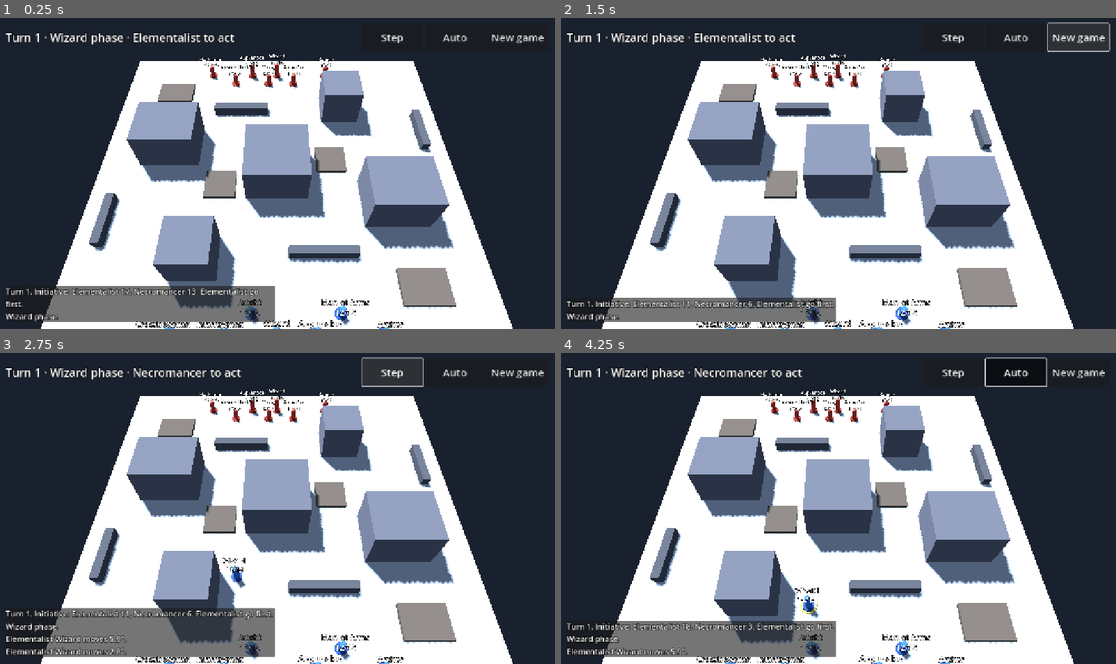
Above: before the commit, frames 1-4 (two rows, left to right).
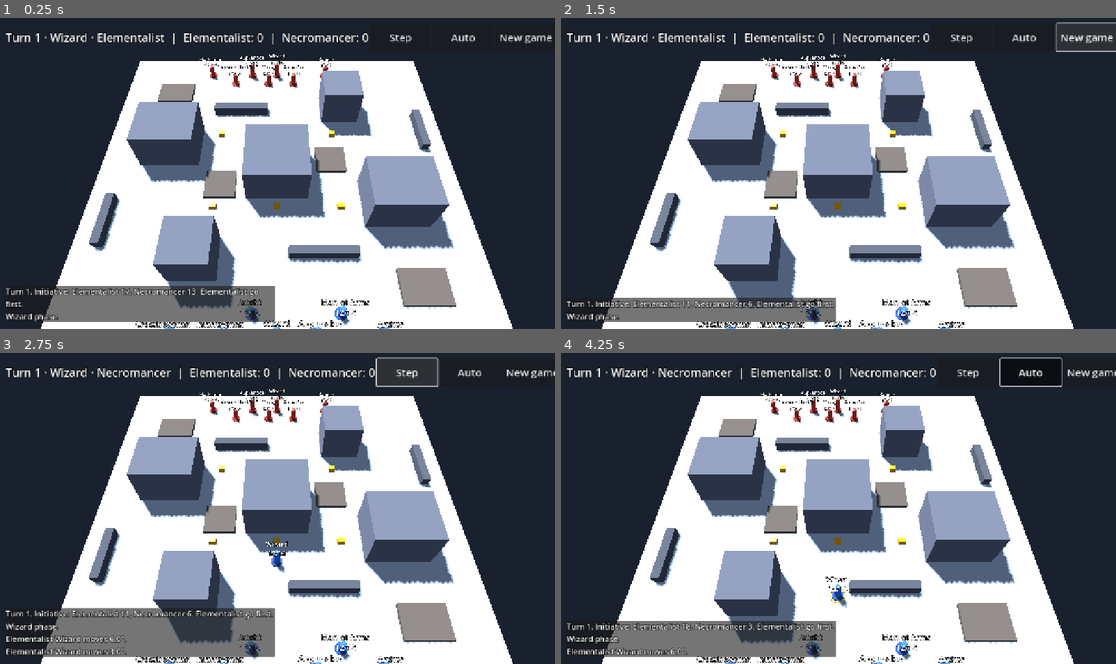
Above: after the commit, the same moments.

Repository: drag0nblad3/Frostgame
Game: Godot game, scene res://scenes/main.tscn
Same seed, same stepped clock (60 frames per second), same inputs: the game is played once before the commit and once after it.
Inputs:
- Up to frame 1 (0.25 s): no input
- Up to frame 2 (1.5 s): click "New game" at 0.5 s; click "New game" at 1.25 s
- Up to frame 3 (2.75 s): click "Step" at 2 s
- Up to frame 4 (4.25 s): click "New game" at 2.75 s; click "Auto" at 3.5 s

The runs differ from the first frame. In frame 1, 1.3% of the frame differs, in the area x 16-100%, y 4-62%; in frame 2, 1.4%; in frame 3, 1.9%; in frame 4, 1.9%, in the area x 16-100%, y 1-97%.

Commit message:
Add treasure collection, extraction, scoring and objective-first bots

Diff:
--- a/data/figures.json
+++ b/data/figures.json
@@ -7,9 +7,9 @@
 	"archer": {"name":"Archer","role":"soldier","move":6,"fight":1,"shoot":2,"armour":11,"will":0,"health":10,"cost":75,"weapons":["bow","dagger"],"verify":false,"specialist":true},
 	"crossbowman": {"name":"Crossbowman","role":"soldier","move":6,"fight":1,"shoot":2,"armour":11,"will":0,"health":10,"cost":75,"weapons":["crossbow","dagger"],"verify":false,"specialist":true},
 	"infantryman": {"name":"Infantryman","role":"soldier","move":6,"fight":3,"shoot":0,"armour":11,"will":0,"health":10,"cost":50,"weapons":["two_handed"],"verify":false,"specialist":false},
-	"man_at_arms": {"name":"Man-at-Arms","role":"soldier","move":6,"fight":3,"shoot":0,"armour":12,"will":1,"health":12,"cost":75,"weapons":["hand_weapon"],"verify":false,"specialist":false},
+	"man_at_arms": {"name":"Man-at-Arms","role":"soldier","move":6,"fight":3,"shoot":0,"armour":12,"will":1,"health":12,"cost":75,"weapons":["hand_weapon"],"verify":false,"specialist":false,"shield":true},
 	"treasure_hunter": {"name":"Treasure Hunter","role":"soldier","move":7,"fight":3,"shoot":0,"armour":11,"will":2,"health":12,"cost":100,"weapons":["hand_weapon","dagger"],"verify":false,"specialist":true},
-	"knight": {"name":"Knight","role":"soldier","move":5,"fight":4,"shoot":0,"armour":13,"will":1,"health":12,"cost":125,"weapons":["hand_weapon","dagger"],"verify":false,"specialist":true},
+	"knight": {"name":"Knight","role":"soldier","move":5,"fight":4,"shoot":0,"armour":13,"will":1,"health":12,"cost":125,"weapons":["hand_weapon","dagger"],"verify":false,"specialist":true,"shield":true},
 	"barbarian": {"name":"Barbarian","role":"soldier","move":6,"fight":4,"shoot":0,"armour":10,"will":3,"health":14,"cost":125,"weapons":["two_handed","dagger"],"verify":false,"specialist":true},
 	"ranger": {"name":"Ranger","role":"soldier","move":7,"fight":2,"shoot":2,"armour":11,"will":2,"health":12,"cost":125,"weapons":["bow","hand_weapon"],"verify":false,"specialist":true},
 	"marksman": {"name":"Marksman","role":"soldier","move":5,"fight":2,"shoot":2,"armour":12,"will":1,"health":12,"cost":125,"weapons":["crossbow","hand_weapon"],"verify":false,"specialist":true},
--- /dev/null
+++ b/data/scenarios/treasure_skirmish.json
@@ -0,0 +1,137 @@
+{
+  "id": "treasure_skirmish",
+  "name": "Treasure in the Frozen Ruins",
+  "board": "frozen_ruins",
+  "warbands": [
+    {
+      "name": "Elementalist",
+      "figures": [
+        {
+          "type": "wizard",
+          "at": [
+            18,
+            3
+          ]
+        },
+        {
+          "type": "apprentice",
+          "at": [
+            15,
+            3
+          ]
+        },
+        {
+          "type": "knight",
+          "at": [
+            20,
+            4.5
+          ]
+        },
+        {
+          "type": "man_at_arms",
+          "at": [
+            13,
+            4.5
+          ]
+        },
+        {
+          "type": "infantryman",
+          "at": [
+            22,
+            3
+          ]
+        },
+        {
+          "type": "archer",
+          "at": [
+            10,
+            3
+          ]
+        },
+        {
+          "type": "crossbowman",
+          "at": [
+            26,
+            3
+          ]
+        }
+      ]
+    },
+    {
+      "name": "Necromancer",
+      "figures": [
+        {
+          "type": "wizard",
+          "at": [
+            18,
+            33
+          ]
+        },
+        {
+          "type": "apprentice",
+          "at": [
+            21,
+            33
+          ]
+        },
+        {
+          "type": "barbarian",
+          "at": [
+            16,
+            31.5
+          ]
+        },
+        {
+          "type": "treasure_hunter",
+          "at": [
+            23,
+            31.5
+          ]
+        },
+        {
+          "type": "thug",
+          "at": [
+            19,
+            31.5
+          ]
+        },
+        {
+          "type": "ranger",
+          "at": [
+            12,
+            33
+          ]
+        },
+        {
+          "type": "marksman",
+          "at": [
+            26,
+            33
+          ]
+        }
+      ]
+    }
+  ],
+  "treasures": [
+    [
+      18,
+      14
+    ],
+    [
+      12,
+      14
+    ],
+    [
+      24,
+      14
+    ],
+    [
+      12,
+      23
+    ],
+    [
+      24,
+      23
+    ]
+  ]
+}
--- a/src/core/ai/bot.gd
+++ b/src/core/ai/bot.gd
@@ -10,10 +10,11 @@
 	var f := _pick(c)
 	if f == null or not c.activate(f.id):
 		return false
-	if f.ranged != null:
-		_play_shooter(c, f)
-	else:
-		_play_fighter(c, f)
+	if not TreasureBot.play(c, f):
+		if f.ranged != null:
+			_play_shooter(c, f)
+		else:
+			_play_fighter(c, f)
 	c.end_activation()
 	return true
 
--- /dev/null
+++ b/src/core/ai/treasure_bot.gd
@@ -0,0 +1,75 @@
+class_name TreasureBot
+extends RefCounted
+## Objective-first bot policy. Combat remains the fallback if no route is usable.
+
+static func play(c: GameController, f: Figure) -> bool:
+	if c.state.treasures.is_empty() or Contact.in_combat(c.state.figures, f):
+		return false
+	if f.def.traits.has("animal"):
+		return false
+	var acted := false
+	for i in 2:
+		if not f.in_play() or f.actions_left == 0:
+			break
+		if f.treasure_id >= 0:
+			if not _escape(c, f):
+				break
+			acted = true
+			continue
+		var target := _nearest(c, f)
+		if target == null:
+			break
+		if c.pick_up(target.id):
+			acted = true
+			continue
+		if not c.can_move():
+			break
+		var r := c.reach()
+		var field := MovePlanner.distance_field(c.state.board, target.pos)
+		var best: Variant = null
+		var score: float = field.get(MovePlanner.node_at(f.pos), INF)
+		for n: Vector2i in r.nodes():
+			var value: float = field.get(n, INF)
+			if value < score - 0.05:
+				best = n
+				score = value
+		if best == null or not c.move_to(best):
+			break
+		acted = true
+	if Contact.in_combat(c.state.figures, f) and c.can_act():
+		var enemy := BotTargets.weakest_contact(c.state, f)
+		if enemy != null:
+			c.fight(enemy.id)
+			acted = true
+	return acted
+
+
+static func _nearest(c: GameController, f: Figure) -> TreasureToken:
+	var best: TreasureToken = null
+	var distance := INF
+	for token in c.state.treasures:
+		if not token.on_ground():
+			continue
+		var d := f.pos.distance_to(token.pos)
+		if d < distance:
+			distance = d
+			best = token
+	return best
+
+
+static func _escape(c: GameController, f: Figure) -> bool:
+	if not c.can_move():
+		return false
+	var r := c.reach()
+	var best: Variant = null
+	var score := TreasureRules.edge_distance(c.state.board, f.pos)
+	for n: Vector2i in r.nodes():
+		var at := MoveGrid.to_pos(n)
+		var d := TreasureRules.edge_distance(c.state.board, at)
+		if d <= Figure.BASE_RADIUS + 0.01 and r.cost[n] + Figure.BASE_RADIUS <= MoveRules.allowance(f) + 0.001:
+			if c.exit_table(n):
+				return true
+		if d < score - 0.05:
+			best = n
+			score = d
+	return best != null and c.move_to(best)
--- a/src/core/explain/explainer.gd
+++ b/src/core/explain/explainer.gd
@@ -31,6 +31,16 @@
 			var cover := "" if d["mod"] == 0 else " (+%d cover)" % d["mod"]
 			return "%s shoots %s: %d vs %d%s." % [
 				name_of(s, d["id"]), name_of(s, d["target"]), d["s_total"], d["t_total"], cover]
+		"treasure_pickup":
+			return "%s collects treasure %d." % [name_of(s, d["id"]), d["treasure"] + 1]
+		"treasure_drop":
+			return "%s drops treasure %d." % [name_of(s, d["id"]), d["treasure"] + 1]
+		"treasure_secured":
+			return "%s secure treasure %d." % [s.side_names[d["side"]], d["treasure"] + 1]
+		"treasure_lost":
+			return "Treasure %d is lost." % (d["treasure"] + 1)
+		"exit":
+			return "%s leaves the table safely." % name_of(s, d["id"])
 		"reload":
 			return "%s reloads." % name_of(s, d["id"])
 		"damage":
--- a/src/core/figures/figure.gd
+++ b/src/core/figures/figure.gd
@@ -11,6 +11,8 @@
 var pos := Vector2.ZERO
 var health := 0
 var out_of_action := false
+var exited := false
+var treasure_id := -1
 ## Turn bookkeeping, reset by the controller each turn.
 var activated := false
 var actions_left := 0
@@ -42,4 +44,8 @@
 
 
 func in_play() -> bool:
-	return not out_of_action
+	return not out_of_action and not exited
+
+
+func effective_fight() -> int:
+	return def.fight - (1 if treasure_id >= 0 and def.treasure_encumbered() else 0)
--- a/src/core/figures/figure_def.gd
+++ b/src/core/figures/figure_def.gd
@@ -14,6 +14,7 @@
 var health := 10
 var cost := 0
 var specialist := false
+var shield := false
 var traits: Array[String] = []
 var weapons: Array[WeaponDef] = []
 ## True while the stat line is unchecked against the book.
@@ -33,6 +34,7 @@
 	f.health = int(d.get("health", 10))
 	f.cost = int(d.get("cost", 0))
 	f.specialist = d.get("specialist", false)
+	f.shield = d.get("shield", false)
 	for trait_id: String in d.get("traits", []):
 		f.traits.append(trait_id)
 	f.verify = d.get("verify", false)
@@ -58,3 +60,13 @@
 		if w.is_ranged():
 			return w
 	return null
+
+
+## Equipment that interferes with carrying loot (p. 68).
+func treasure_encumbered() -> bool:
+	if shield:
+		return true
+	for w in weapons:
+		if w.is_ranged() or w.id in ["staff", "two_handed"]:
+			return true
+	return false
--- a/src/core/rules/combat/melee.gd
+++ b/src/core/rules/combat/melee.gd
@@ -22,7 +22,7 @@
 
 static func fight_mod(figures: Array[Figure], f: Figure, enemy: Figure) -> int:
 	var net := clampi(support(figures, f, enemy) - support(figures, enemy, f), 0, 6)
-	return mini(f.def.fight + f.melee.fight_mod + net, 10)
+	return mini(f.effective_fight() + f.melee.fight_mod + net, 10)
 
 
 ## Rolls the fight. Returns {a_roll, b_roll, a_total, b_total, a_dmg, b_dmg}:
--- a/src/core/rules/combat/shooting.gd
+++ b/src/core/rules/combat/shooting.gd
@@ -61,7 +61,7 @@
 	var sr := dice.d20()
 	var tr := dice.d20()
 	var st := sr + mini(shooter.def.shoot, 10)
-	var tt := tr + mini(target.def.fight + mod, 10)
+	var tt := tr + mini(target.effective_fight() + mod, 10)
 	var dmg := 0
 	if (not critical_hits and st > tt) or (critical_hits and tr != 20 and (sr == 20 or st > tt)):
 		dmg = Damage.amount(st, shooter.ranged.damage_mod, target.def.armour, sr, critical_hits)
--- a/src/core/rules/movement/move_rules.gd
+++ b/src/core/rules/movement/move_rules.gd
@@ -7,9 +7,10 @@
 ## activation is at half Move.
 ## TODO(rules): confirm the half-Move second action and rounding in 2e.
 static func allowance(f: Figure) -> float:
-	if f.moves_taken == 0:
-		return float(f.def.move)
-	return f.def.move / 2.0
+	var speed := float(f.def.move)
+	if f.treasure_id >= 0:
+		speed *= 0.5
+	return speed if f.moves_taken == 0 else speed * 0.5
 
 
 ## Figures in combat can't simply walk away.
--- /dev/null
+++ b/src/core/rules/treasure/treasure_rules.gd
@@ -0,0 +1,37 @@
+class_name TreasureRules
+extends RefCounted
+## Treasure contact, enemy interference and scoring (pp. 68, 71).
+
+const TOKEN_RADIUS := 0.3
+
+
+static func can_pick_up(s: GameState, f: Figure, token: TreasureToken) -> bool:
+	if f == null or token == null or not f.in_play() or not token.on_ground():
+		return false
+	if f.treasure_id >= 0 or f.def.traits.has("animal"):
+		return false
+	if f.pos.distance_to(token.pos) > Figure.BASE_RADIUS + TOKEN_RADIUS + 0.01:
+		return false
+	for enemy in s.figures:
+		if enemy.side == f.side or not enemy.in_play():
+			continue
+		if enemy.pos.distance_to(f.pos) <= 2.0 or enemy.pos.distance_to(token.pos) <= Figure.BASE_RADIUS + TOKEN_RADIUS + 1.0:
+			return false
+	return true
+
+
+static func edge_distance(board: Board, at: Vector2) -> float:
+	return minf(minf(at.x, board.size.x - at.x), minf(at.y, board.size.y - at.y))
+
+
+static func winner(s: GameState) -> int:
+	var best := -1
+	var count := -1
+	for side in s.side_count():
+		var secured := s.secured_count(side)
+		if secured > count:
+			best = side
+			count = secured
+		elif secured == count:
+			best = -1
+	return best
--- a/src/core/state/game_controller.gd
+++ b/src/core/state/game_controller.gd
@@ -9,12 +9,14 @@
 var dice: Dice
 var history: Array[GameEvent] = []
 var _flow: TurnFlow
+var _loot: TreasureActions
 
 
 func _init(s: GameState, d: Dice) -> void:
 	state = s
 	dice = d
 	_flow = TurnFlow.new(self)
+	_loot = TreasureActions.new(self)
 
 
 func emit(type: String, data: Dictionary = {}) -> void:
@@ -49,7 +51,7 @@
 
 func can_move() -> bool:
 	var f := state.active()
-	return f != null and f.actions_left > 0 and MoveRules.can_move(f, state.figures)
+	return f != null and f.in_play() and f.actions_left > 0 and MoveRules.can_move(f, state.figures)
 
 
 ## Where the active figure could go with its next movement action.
@@ -77,7 +79,7 @@
 ## One non-move action (fight, shoot, reload) per activation.
 func can_act() -> bool:
 	var f := state.active()
-	return f != null and f.actions_left > 0 and not f.acted
+	return f != null and f.in_play() and f.actions_left > 0 and not f.acted
 
 
 func fight(target_id: int) -> bool:
@@ -155,4 +157,21 @@
 	var out := Damage.apply(f, dmg)
 	emit("damage", {"id": f.id, "by": by.id, "amount": dmg, "health": f.health})
 	if out:
+		_loot.drop_on_death(f)
 		emit("out_of_action", {"id": f.id, "by": by.id})
+
+
+func can_pick_up(id: int) -> bool:
+	return _loot.can_pick_up(id)
+
+
+func pick_up(id: int) -> bool:
+	return _loot.pick_up(id)
+
+
+func drop_treasure(at: Vector2) -> bool:
+	return _loot.drop(at)
+
+
+func exit_table(node: Vector2i) -> bool:
+	return _loot.exit_table(node)
--- a/src/core/state/game_state.gd
+++ b/src/core/state/game_state.gd
@@ -17,6 +17,22 @@
 var over := false
 ## Optional rule, disabled by default (Second Edition p. 55).
 var critical_hits := false
+var treasures: Array[TreasureToken] = []
+
+
+func treasure(id: int) -> TreasureToken:
+	for token in treasures:
+		if token.id == id:
+			return token
+	return null
+
+
+func secured_count(side: int) -> int:
+	var count := 0
+	for token in treasures:
+		if token.secured_by == side:
+			count += 1
+	return count
 
 
 func side_count() -> int:
--- a/src/core/state/scenario_loader.gd
+++ b/src/core/state/scenario_loader.gd
@@ -23,4 +23,6 @@
 			var def := figures.get_def(entry["type"])
 			s.figures.append(Figure.new(next_id, def, side, Vector2(at[0], at[1]), figures.unarmed()))
 			next_id += 1
+	for at: Array in d.get("treasures", []):
+		s.treasures.append(TreasureToken.new(s.treasures.size(), Vector2(at[0], at[1])))
 	return s
--- /dev/null
+++ b/src/core/state/treasure_actions.gd
@@ -0,0 +1,104 @@
+class_name TreasureActions
+extends RefCounted
+## GameController helper: the only writer of live treasure state.
+
+var _c: GameController
+
+
+func _init(c: GameController) -> void:
+	_c = c
+
+
+func can_pick_up(id: int) -> bool:
+	return _c.can_act() and TreasureRules.can_pick_up(_c.state, _c.state.active(), _c.state.treasure(id))
+
+
+func pick_up(id: int) -> bool:
+	if not can_pick_up(id):
+		return false
+	var f := _c.state.active()
+	var token := _c.state.treasure(id)
+	_c._spend(f)
+	f.treasure_id = id
+	token.carrier_id = f.id
+	_c.emit("treasure_pickup", {"id": f.id, "treasure": id})
+	return true
+
+
+func drop(at: Vector2) -> bool:
+	var f := _c.state.active()
+	if f == null or not f.in_play() or f.treasure_id < 0 or f.actions_left <= 0:
+		return false
+	if Contact.in_combat(_c.state.figures, f):
+		return false
+	if f.pos.distance_to(at) < 0.85 or f.pos.distance_to(at) > 1.25:
+		return false
+	if not _c.state.board.can_stand(at, TreasureRules.TOKEN_RADIUS):
+		return false
+	for other in _c.state.figures:
+		if other.in_play() and other.pos.distance_to(at) < Figure.BASE_RADIUS + TreasureRules.TOKEN_RADIUS:
+			return false
+	if f.moves_taken > 0:
+		if not _c.can_act():
+			return false
+		_c._spend(f)
+	else:
+		f.actions_left -= 1
+	_drop(f, at)
+	return true
+
+
+func drop_on_death(f: Figure) -> void:
+	if f.treasure_id >= 0:
+		_drop(f, f.pos)
+
+
+func _drop(f: Figure, at: Vector2) -> void:
+	var token := _c.state.treasure(f.treasure_id)
+	token.carrier_id = -1
+	token.pos = at
+	f.treasure_id = -1
+	_c.emit("treasure_drop", {"id": f.id, "treasure": token.id, "at": at})
+
+
+func exit_table(node: Vector2i) -> bool:
+	if not _c.can_move():
+		return false
+	var f := _c.state.active()
+	var r := _c.reach()
+	var at := MoveGrid.to_pos(node)
+	if not r.can_reach(node) or TreasureRules.edge_distance(_c.state.board, at) > Figure.BASE_RADIUS + 0.01:
+		return false
+	# The lattice keeps the base on the table; budget one more half inch to cross the edge.
+	if r.cost[node] + Figure.BASE_RADIUS > MoveRules.allowance(f) + 0.001:
+		return false
+	for enemy in _c.state.figures:
+		if enemy.in_play() and enemy.side != f.side and Contact.touching(enemy.pos, at):
+			return false
+	if not _c.move_to(node):
+		return false
+	if f.treasure_id >= 0:
+		secure(_c.state.treasure(f.treasure_id), f.side)
+	f.exited = true
+	f.actions_left = 0
+	_c.emit("exit", {"id": f.id})
+	return true
+
+
+func secure(token: TreasureToken, side: int) -> void:
+	_clear_carrier(token)
+	token.secured_by = side
+	_c.emit("treasure_secured", {"treasure": token.id, "side": side})
+
+
+func lose(token: TreasureToken) -> void:
+	_clear_carrier(token)
+	token.lost = true
+	_c.emit("treasure_lost", {"treasure": token.id})
+
+
+func _clear_carrier(token: TreasureToken) -> void:
+	if token.carrier_id >= 0:
+		var carrier := _c.state.figure(token.carrier_id)
+		carrier.treasure_id = -1
+		token.carrier_id = -1
--- /dev/null
+++ b/src/core/state/treasure_token.gd
@@ -0,0 +1,22 @@
+class_name TreasureToken
+extends RefCounted
+## A scenario objective; carrying, secured and lost are distinct states.
+
+var id: int
+var pos: Vector2
+var carrier_id := -1
+var secured_by := -1
+var lost := false
+
+
+func _init(token_id: int, at: Vector2) -> void:
+	id = token_id
+	pos = at
+
+
+func unresolved() -> bool:
+	return secured_by < 0 and not lost
+
+
+func on_ground() -> bool:
+	return unresolved() and carrier_id < 0
--- a/src/core/state/turn_flow.gd
+++ b/src/core/state/turn_flow.gd
@@ -18,7 +18,10 @@
 		return
 	s.turn += 1
 	if s.turn > GameState.MAX_TURNS:
-		_finish(-1)
+		if s.treasures.is_empty():
+			_finish(-1)
+		else:
+			_finish(TreasureRules.winner(s))
 		return
 	for f in s.figures:
 		f.activated = false
@@ -58,6 +61,27 @@
 	for side in _c.state.side_count():
 		if not _c.state.side_figures(side).is_empty():
 			standing.append(side)
+	var s := _c.state
+	if not s.treasures.is_empty():
+		if standing.size() <= 1:
+			var survivor := standing[0] if standing.size() == 1 else -1
+			for token in s.treasures:
+				if not token.unresolved():
+					continue
+				var secured := false
+				if survivor >= 0:
+					secured = token.carrier_id >= 0 or _c.dice.d20() >= 15
+				if secured:
+					_c._loot.secure(token, survivor)
+				else:
+					_c._loot.lose(token)
+			_finish(TreasureRules.winner(s))
+			return true
+		for token in s.treasures:
+			if token.unresolved():
+				return false
+		_finish(TreasureRules.winner(s))
+		return true
 	if standing.size() > 1:
 		return false
 	_finish(standing[0] if standing.size() == 1 else -1)
--- a/src/view/battle/battle_scene.gd
+++ b/src/view/battle/battle_scene.gd
@@ -2,7 +2,7 @@
 ## Composition root for watching a game: loads the scenario, wires the
 ## controller to the views, and lets the bot play both warbands.
 
-const SCENARIO := "skirmish"
+const SCENARIO := "treasure_skirmish"
 ## Pause between bot activations in Auto mode (seconds).
 const AUTO_DELAY := 0.35
 
@@ -43,6 +43,7 @@
 	player = EventPlayer.new()
 	player.state = state
 	add_child(player)
+	player.build_treasures()
 	for f in state.figures:
 		var v := FigureView.new()
 		player.add_child(v)
@@ -75,10 +76,13 @@
 
 func _update_status() -> void:
 	var s := controller.state
+	var score := ""
+	for side in s.side_count():
+		score += "  |  %s: %d" % [s.side_names[side], s.secured_count(side)]
 	if s.over:
-		hud.set_status("Turn %d — game over" % s.turn)
+		hud.set_status("Turn %d — game over%s" % [s.turn, score])
 		return
-	hud.set_status("Turn %d · %s phase · %s to act" % [s.turn, Phase.name_of(s.phase), s.side_names[s.current_side()]])
+	hud.set_status("Turn %d · %s · %s%s" % [s.turn, Phase.name_of(s.phase), s.side_names[s.current_side()], score])
 
 
 func _add_lighting() -> void:
--- a/src/view/battle/event_player.gd
+++ b/src/view/battle/event_player.gd
@@ -9,6 +9,7 @@
 var speed := 1.0
 var state: GameState
 var views := {}
+var treasure_views := {}
 var _queue: Array[GameEvent] = []
 var _busy := false
 
@@ -48,6 +49,19 @@
 			_float_text(v, "-%d" % d["amount"])
 		"out_of_action":
 			_view(d["id"]).take_out()
+		"treasure_pickup":
+			var token: MeshInstance3D = treasure_views[d["treasure"]]
+			token.reparent(_view(d["id"]), false)
+			token.position = Vector3(0.48, 0.65, 0)
+		"treasure_drop":
+			var token: MeshInstance3D = treasure_views[d["treasure"]]
+			token.reparent(self, false)
+			token.position = TableSpace.to_world(d["at"], 0.25)
+		"treasure_secured", "treasure_lost":
+			var token: MeshInstance3D = treasure_views[d["treasure"]]
+			token.visible = false
+		"exit":
+			_view(d["id"]).visible = false
 
 
 func _view(id: int) -> FigureView:
@@ -109,3 +123,15 @@
 	t.parallel().tween_property(l, "modulate:a", 0.0, 0.7)
 	t.tween_callback(l.queue_free)
 	_wait_for(t)
+
+
+func build_treasures() -> void:
+	for token in state.treasures:
+		var marker := MeshInstance3D.new()
+		var box := BoxMesh.new()
+		box.size = Vector3(0.6, 0.5, 0.45)
+		marker.mesh = box
+		marker.material_override = BoardView._mat(Color(1.0, 0.73, 0.15), 0.3)
+		add_child(marker)
+		marker.position = TableSpace.to_world(token.pos, 0.25)
+		treasure_views[token.id] = marker
--- /dev/null
+++ b/tests/unit/test_treasure.gd
@@ -0,0 +1,64 @@
+extends TestCase
+
+
+func _game(type: String = "thug", at: Vector2 = Vector2(3, 10)) -> GameController:
+	var c := make_game(make_board(), [fig(type, 0, at), fig("thug", 1, Vector2(25, 25))], Dice.new(1))
+	c.state.treasures.append(TreasureToken.new(0, at + Vector2(0.5, 0)))
+	c.state.active_id = 1
+	c.state.active().actions_left = 2
+	return c
+
+
+func test_pickup_and_encumbrance() -> void:
+	var c := _game("knight")
+	check(c.pick_up(0))
+	check_eq(c.state.active().treasure_id, 0)
+	check_eq(c.state.active().effective_fight(), 3)
+	check_eq(MoveRules.allowance(c.state.active()), 2.5)
+	check_eq(c.state.active().actions_left, 1)
+
+
+func test_animal_cannot_collect() -> void:
+	check(not _game("war_hound").pick_up(0))
+
+
+func test_enemy_blocks_collection() -> void:
+	var c := _game()
+	c.state.figure(2).pos = Vector2(4.5, 10)
+	check(not c.pick_up(0))
+
+
+func test_extraction_is_not_a_casualty() -> void:
+	var c := _game("thug", Vector2(2, 10))
+	check(c.pick_up(0))
+	check(c.exit_table(MovePlanner.node_at(Vector2(0.5, 10))))
+	check_eq(c.state.secured_count(0), 1)
+	check(c.state.figure(1).exited)
+	check(not c.state.figure(1).out_of_action)
+	check(not c.state.figure(1).in_play())
+	check_eq(TreasureRules.winner(c.state), 0)
+
+
+func test_death_drops_treasure() -> void:
+	var c := _game()
+	check(c.pick_up(0))
+	var carrier := c.state.active()
+	c._hurt(carrier, 100, c.state.figure(2))
+	check(c.state.treasure(0).on_ground())
+	check_eq(c.state.treasure(0).pos, carrier.pos)
+	check_eq(carrier.treasure_id, -1)
+
+
+func test_drop_costs_action() -> void:
+	var c := _game()
+	check(c.pick_up(0))
+	check(c.drop_treasure(Vector2(3, 11)))
+	check(c.state.treasure(0).on_ground())
+	check_eq(c.state.active().actions_left, 0)
+
+
+func test_scenario_has_five_tokens() -> void:
+	var s := ScenarioLoader.load_id("treasure_skirmish", db(), terrain())
+	check_eq(s.treasures.size(), 5)
+	for token in s.treasures:
+		check(s.board.can_stand(token.pos, TreasureRules.TOKEN_RADIUS))
Not shown, changed: docs/rules-coverage.md
